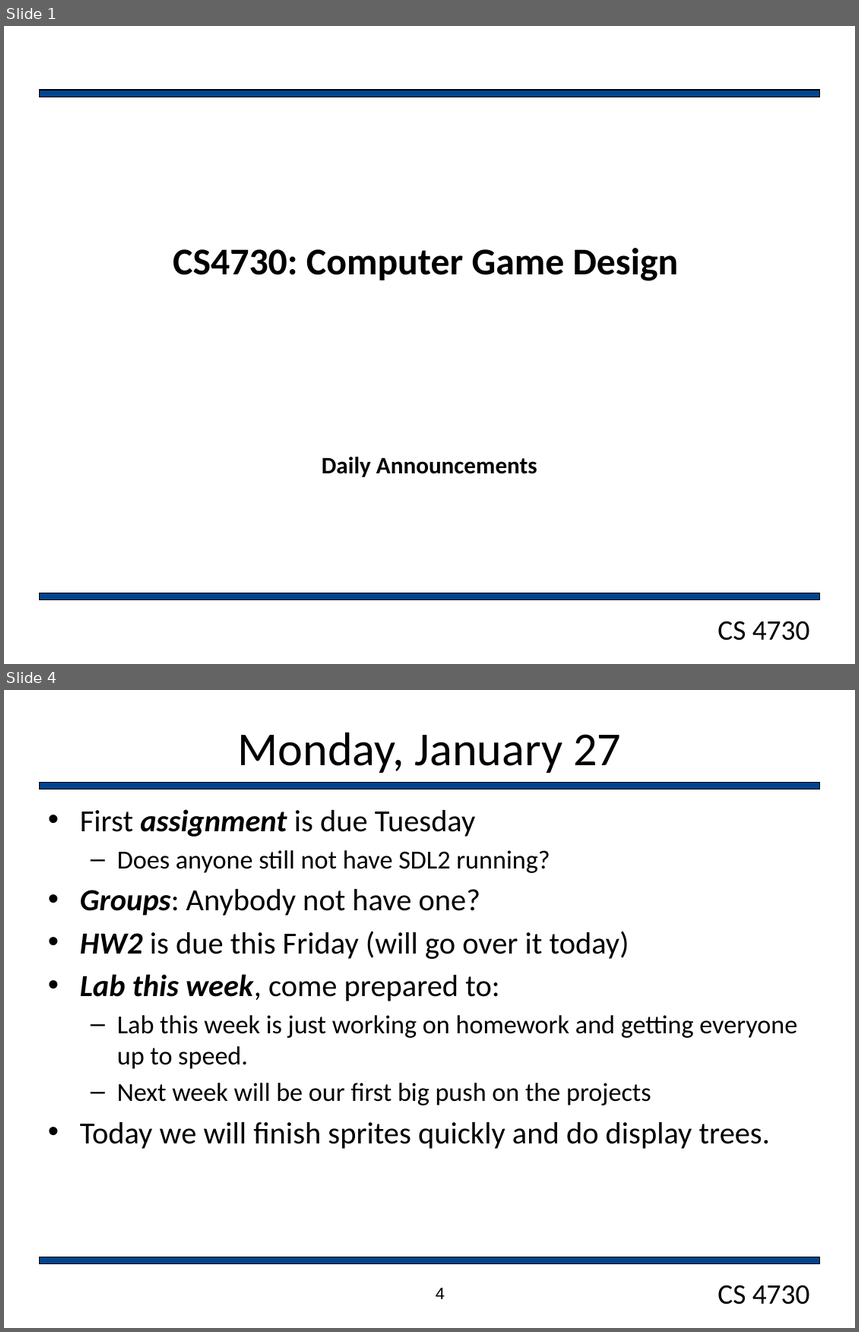
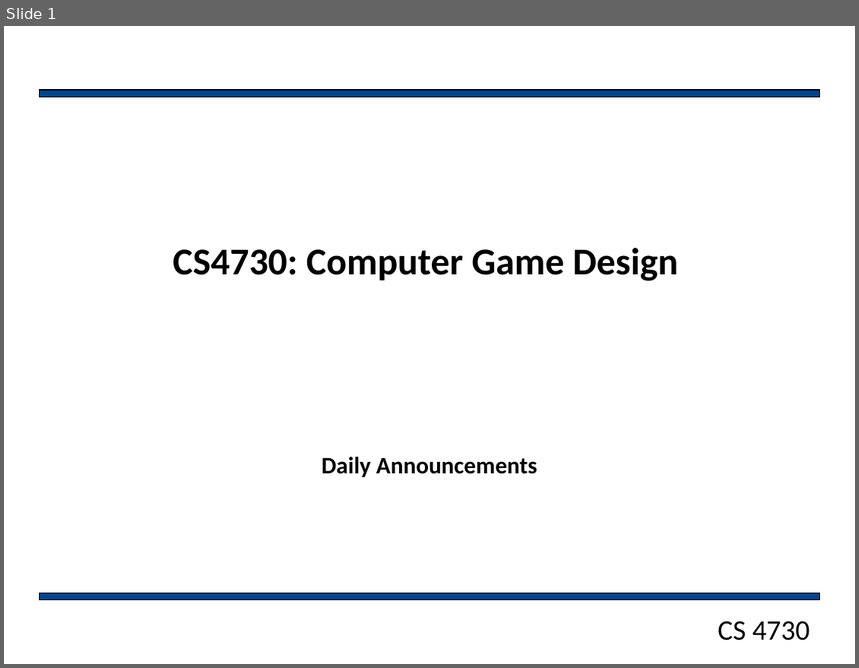
Before and after one commit to markfloryan/gamedesign, a slide deck: slides/dailyAnnouncements.pptx. Shown one above the other, each under a label of ours: slides 1 and 4 before the commit, slide 1 after it; the slides between them are not shown. The pictures are 859x1332 and 859x668 pixels, drawn with LibreOffice and Linux fonts; fonts in the diff are those of the drawing; background and template pictures are left out. Boxes give left, top, right and bottom in pixels: in the first picture for what was removed or moved away, otherwise in the second. Text is boxed around its words. In the diff, an @@ line names an element or a change of style, - is before the commit and + after.

```diff
--- a/slides/dailyAnnouncements.pptx
+++ b/slides/dailyAnnouncements.pptx
@@ slide 4 removed at (4,690,855,1328), background #FFFFFF; not listed: 2 template elements that a slide beside it also shows @@
@@ title removed at (237,732,621,773) @@
-Monday, January 27
@@ rectangle removed at (40,782,820,789) @@
@@ text removed at (80,809,797,1149) @@
-• First assignment is due Tuesday
-  – Does anyone still not have SDL2 running?
-• Groups: Anybody not have one?
-• HW2 is due this Friday (will go over it today)
-• Lab this week, come prepared to:
-  – Lab this week is just working on homework and getting everyone up to speed.
-  – Next week will be our first big push on the projects
-• Today we will finish sprites quickly and do display trees.
@@ page number removed at (436,1288,445,1300) @@
-4
```
Also in this commit, not shown: 1 slide changed, 9 other slides removed, 1 other file.
